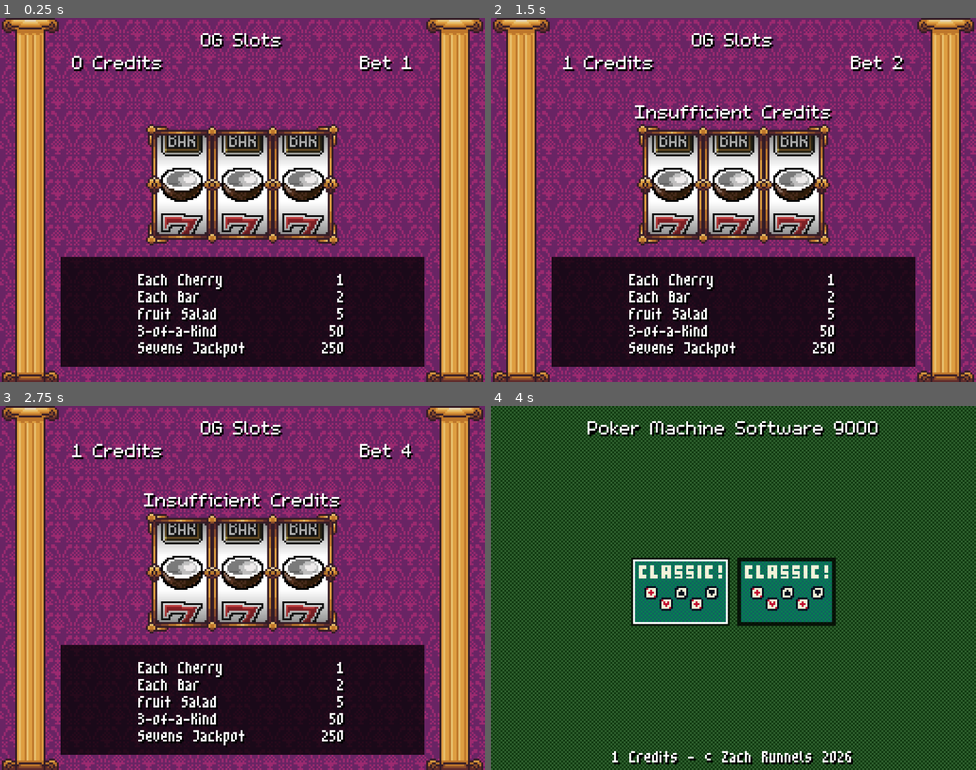
Above: before the commit, frames 1-4 (two rows, left to right).
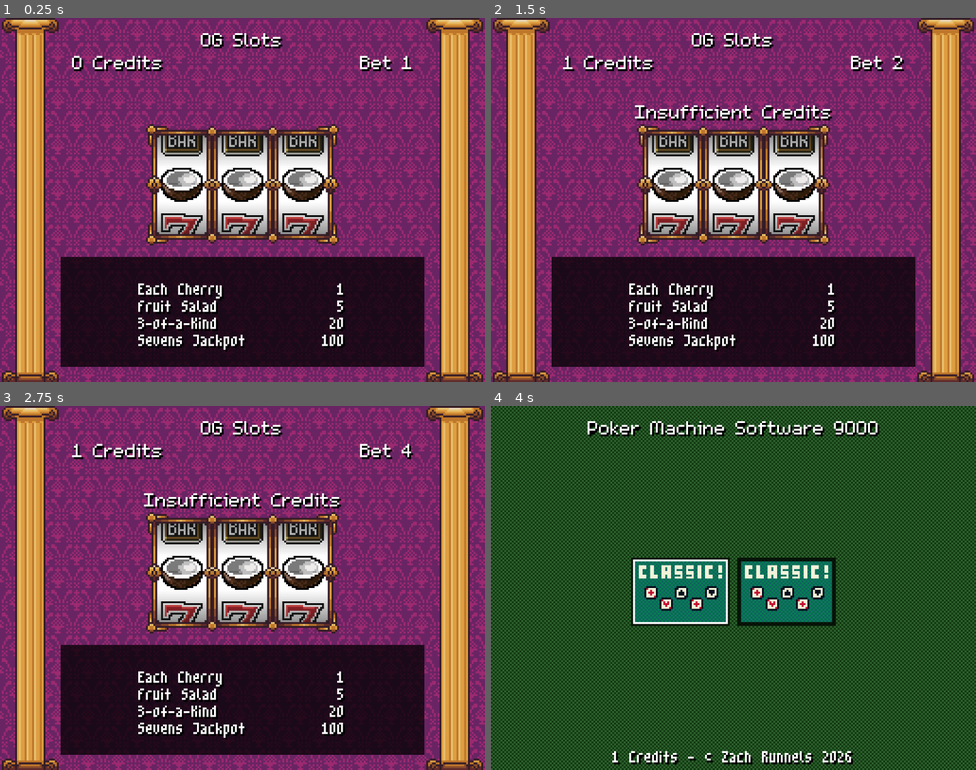
Above: after the commit, the same moments.

Repository: ZombieNW/PokerMachine
Game: Godot game, scene res://games/og_slots/og_slots.tscn
Two runs of this game, one before a commit and one after it. Both use one fixed random seed, a clock stepped at 60 frames per second and the inputs below. This scene is started directly instead of the project's main scene.
Inputs (mouse positions are in pixels of both pictures, inside the frame that each line leads up to):
- Up to frame 1 (0.25 s): no input
- Up to frame 2 (1.5 s): tap Enter (deal_draw) at 0.5 s; move the mouse to (840, 181) at 0.52 s; hold B (bet) 0.53-1.28 s; click (840, 181) at 0.67 s; tap Space at 1.25 s; move the mouse to (636, 218) at 1.27 s; tap C (add_credit) at 1.35 s; click (636, 218) at 1.42 s
- Up to frame 3 (2.75 s): tap B (bet) at 1.55 s; tap Enter (deal_draw) at 2 s; move the mouse to (291, 507) at 2.02 s; hold B (bet) from 2.03 s (still down); click (291, 507) at 2.17 s
- Up to frame 4 (4 s): tap Space at 2.75 s; move the mouse to (709, 660) at 2.77 s; release B (bet) at 2.78 s; tap Enter (deal_draw) at 2.85, 3.5 s; click (709, 660) at 2.92 s; tap B (bet) at 3.05, 3.8 s; move the mouse to (879, 642) at 3.52 s; hold S (select_game) from 3.53 s (still down); click (879, 642) at 3.67 s

The runs differ from the first frame. In frame 1, 2.9% of the frame differs, in the area x 28-72%, y 70-94%; in frame 2, 2.9%; in frame 3, 2.9%; in frame 4, nothing differs.

Commit message:
sfx changes

Diff:
--- a/games/og_slots/game_manager.gd
+++ b/games/og_slots/game_manager.gd
@@ -12,6 +12,7 @@
 var game_state: GameState = GameState.BET
 
 @export var cash_sound: AudioStream = preload("uid://bve6cuqxwk7e1")
+@export var incorrect_sound: AudioStream = preload("uid://bjte2uqm4lnsb")
 @export var jackpot_sound: AudioStream = preload("uid://dft7qa2ln3g0q")
 
 func _ready() -> void:
@@ -101,6 +102,8 @@
 		Sound.play_sound(cash_sound)
 	if payout_amount > 100:
 		Sound.play_sound(jackpot_sound)
+	if payout_amount == 0:
+		Sound.play_sound(incorrect_sound)
 
 	update_state()
 
--- a/games/og_slots/og_slots.tscn
+++ b/games/og_slots/og_slots.tscn
@@ -101,40 +101,38 @@
 horizontal_alignment = 1
 vertical_alignment = 1
 
-[node name="PanelContainer" type="PanelContainer" parent="." unique_id=312323121]
+[node name="PriceTable" type="PanelContainer" parent="." unique_id=312323121]
 offset_left = 32.0
 offset_top = 126.0
 offset_right = 224.0
 offset_bottom = 184.0
 theme_override_styles/panel = ExtResource("8_e21rc")
 
-[node name="HBoxContainer" type="HBoxContainer" parent="PanelContainer" unique_id=1718080636]
+[node name="HBoxContainer" type="HBoxContainer" parent="PriceTable" unique_id=1718080636]
 layout_mode = 2
 alignment = 1
 
-[node name="Names" type="Label" parent="PanelContainer/HBoxContainer" unique_id=1295864212]
+[node name="Names" type="Label" parent="PriceTable/HBoxContainer" unique_id=1295864212]
 layout_mode = 2
 size_flags_vertical = 1
 theme_override_constants/line_spacing = -4
 theme_override_fonts/font = ExtResource("9_facdi")
 text = "Each Cherry
-Each Bar
 Fruit Salad
 3-of-a-Kind
 Sevens Jackpot"
 vertical_alignment = 1
 
-[node name="Prices" type="Label" parent="PanelContainer/HBoxContainer" unique_id=198859210]
+[node name="Prices" type="Label" parent="PriceTable/HBoxContainer" unique_id=198859210]
 custom_minimum_size = Vector2(48, 0)
 layout_mode = 2
 size_flags_vertical = 1
 theme_override_constants/line_spacing = -4
 theme_override_fonts/font = ExtResource("9_facdi")
 text = "1
-2
 5
-50
-250"
+20
+100"
 horizontal_alignment = 2
 vertical_alignment = 1
 
--- a/games/og_slots/slot.gd
+++ b/games/og_slots/slot.gd
@@ -62,7 +62,7 @@
 	var current_tile_position = int(floor(map_1.position.y / TILE_SIZE))
 
 	if current_tile_position != last_tile_position:
-		Sound.play_sound(click_sound, 0.25)
+		Sound.play_sound(click_sound, 0.1)
 		last_tile_position = current_tile_position
 
 # Tween to closest symbol
--- a/games/og_slots/symbols.gd
+++ b/games/og_slots/symbols.gd
@@ -19,17 +19,16 @@
 	var payout = 0
 	# Jackpot
 	if results[0] == results[1] and results[1] == results[2] and results[0]== Type.SEVEN:
-		payout = 250
+		payout = 100
 	# 3-of-a-Kind
 	elif results[0] == results[1] and results[1] == results[2]:
-		payout = 50
+		payout = 20
 	# Fruit Salad
 	elif results.all(func(s): return s in fruits):
 		payout = 5
 
-	# Cherries 'n' Bars
+	# Cherries
 	payout += results.count(Type.CHERRY) * 1
-	payout += results.count(Type.BAR) * 2
 
 	return payout * bet_amount
 
Not shown, added: games/og_slots/incorrect.ogg.import
Not shown, changed: common/assets/sfx/coin.ogg
Not shown, added: games/og_slots/incorrect.ogg
